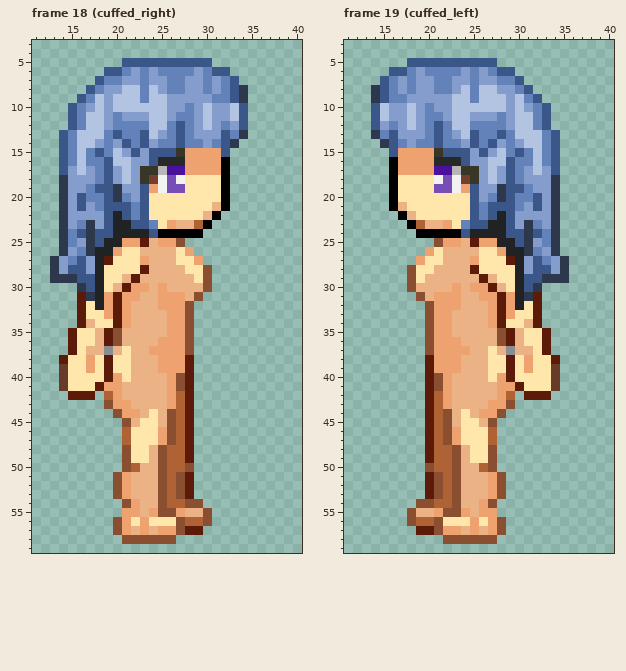
Edited in one commit: pixel-art file (dist/img/player/body.aseprite). The picture above is the old version.
50x64 pixels, 20 frames. Shown: frame 18 (cuffed_right): x 11..40, y 3..59; frame 19 (cuffed_left): x 11..40, y 3..59. The commit also changed other frames, which this record leaves out.
The same view after the edit:
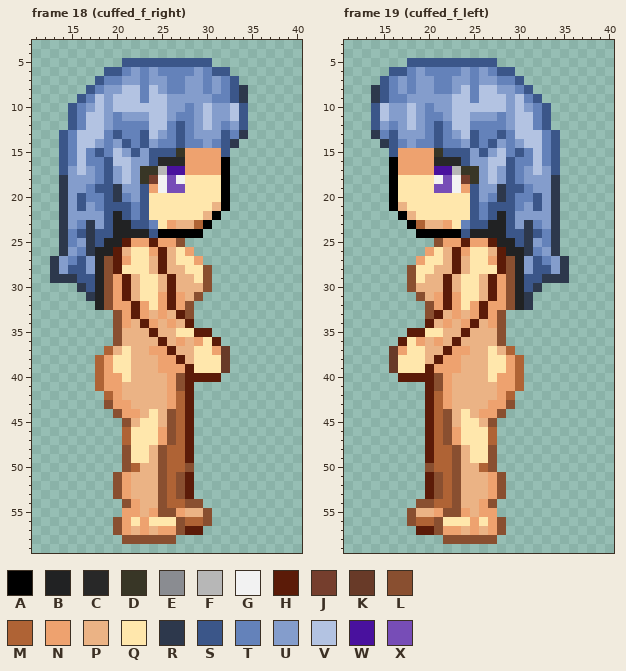
Palette (. is transparent): A #000000  B #212223  C #282828  D #383626  E #8a8c91  F #b7b7b7  G #f2f2f2  H #5b1b08  J #753e2d  K #683a28  L #894f30  M #af6335  N #eea26f  P #ebb385  Q #ffe7ac  R #2d384c  S #3b5689  T #6482ba  U #849dcc  V #b3c3e2  W #49119e  X #774db7
Change:
Changed rows in their new state; - is an unchanged pixel.
Frame 18 (cuffed_f_right), layers "arms", "hands":
first column x 14:
25 -------H-NH--------
26 ------HP-QNH-------
27 -----LHN-Q-H-------
28 -----LH--Q-H-------
29 -----LNHPQQ-H------
30 -----LN-PQQPH------
31 --.--LNHPQQ-H------
32 --..-LN-HNQ-H------
33 --....L-HN-NPH-----
34 --....L--HN--PH----
35 -.....----H-PQQHH--
36 -.....-----HP-PNQH-
37 -....M------HPPQQNK
38 ....MN-------HPQQQK
39 ....MN---------QQQK
40 ....MN---------HHH-
41 ....M--------------
42 -...---------------
Frame 19 (cuffed_f_left), layers "arms", "hands":
first column x 16:
25 --------HN-H-------
26 -------HNQ-PH------
27 -------H-Q-NHL-----
28 -------H-Q--HL-----
29 ------H-QQPHNL-----
30 ------HPQQP-NL-----
31 ------H-QQPHNL--.--
32 ------H-QNH-NL-R.--
33 -----HPN-NH-L....--
34 ----HP--NH--L....--
35 --HHQQP-H----.....-
36 -HQNP-PH-----.....-
37 KNQQPPH------M....-
38 KQQQPH-------NM....
39 KQQQ---------NM....
40 -HHH---------NM....
41 --------------M....
42 ---------------...-
